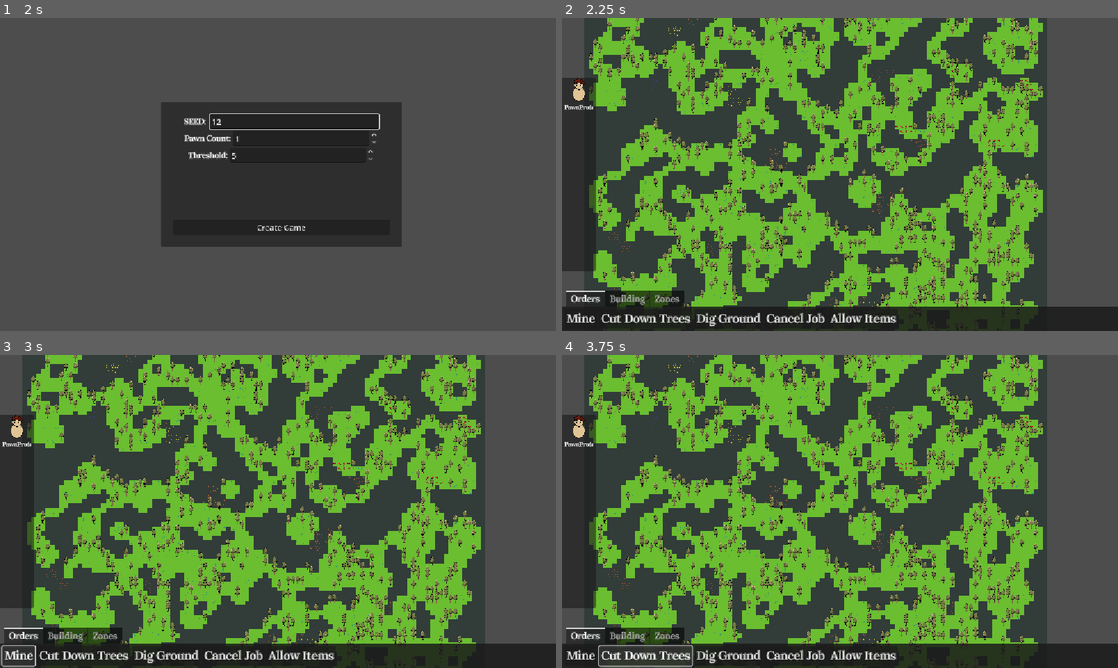
Above: before the commit, frames 1-4 (two rows, left to right).
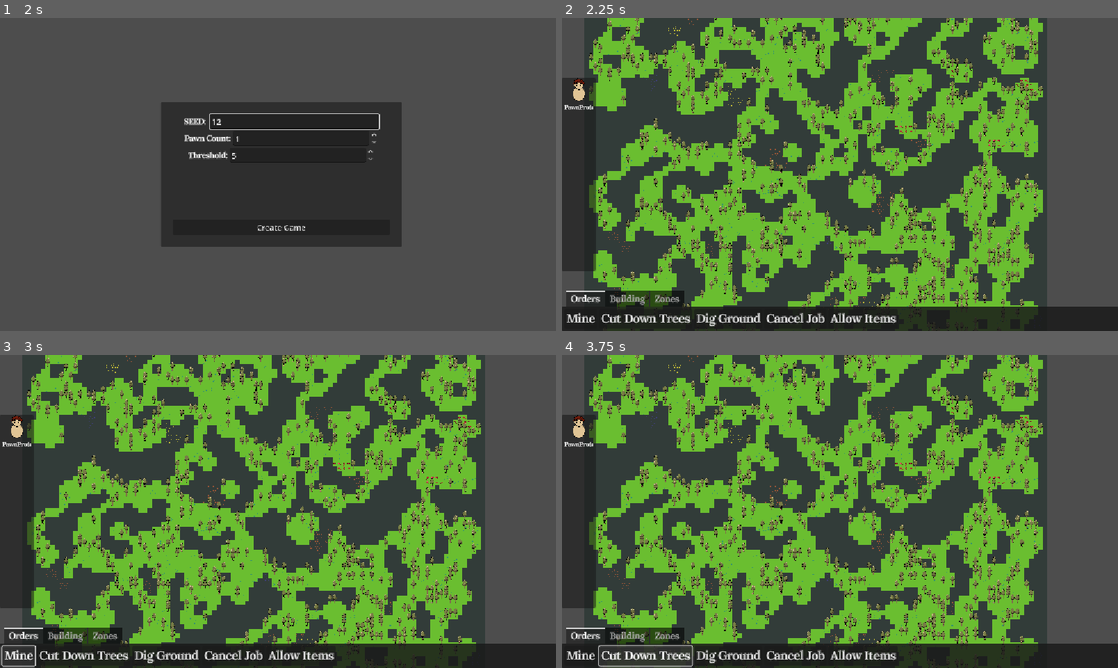
Above: after the commit, the same moments.

Repository: ZagReef/colony-game
Game: Godot game, scene res://Menus/Main Menu/main_menu.tscn
Two runs of this game, one before a commit and one after it. Both use one fixed random seed, a clock stepped at 60 frames per second and the inputs below.
Inputs (mouse positions are in pixels of both pictures, inside the frame that each line leads up to):
- Up to frame 1 (2 s): click "New Game" at 0.5 s; click (294, 121) at 1.27 s; type "12" at 1.35 s
- Up to frame 2 (2.25 s): click "Create Game" at 2 s
- Up to frame 3 (3 s): click "Mine" at 2.75 s
- Up to frame 4 (3.75 s): click "Cut Down Trees" at 3.5 s

Frame 1 is identical in both runs. In frame 2, 0.4% of the frame differs, in the area x 4-86%, y 0-93%; in frame 3, 0.4%; in frame 4, 0.4%.

Commit message:
map_data upgrades and roof mechanics

Diff:
--- a/Building System/build_manager.gd
+++ b/Building System/build_manager.gd
@@ -40,10 +40,7 @@
 
 		if bp.visual_node != null:
 			bp.visual_node.queue_free()
-		var map = Global.current_map
 		active_blueprints.erase(coords)
-		if structure_id == "stone_wall":
-			map.object_layer.set_cell(coords, map.new_tileset_id, Vector2i(2, 12))
 
 		structure_built.emit(coords, structure_id)
 
--- a/Map Generate Source/Map.tscn
+++ b/Map Generate Source/Map.tscn
@@ -837,6 +837,11 @@
 [node name="TerrainLayer" type="TileMapLayer" parent="Layers"]
 tile_set = SubResource("TileSet_pkm4s")
 
+[node name="RoofLayer" type="TileMapLayer" parent="Layers"]
+self_modulate = Color(1, 1, 1, 0.23529412)
+z_index = 4
+tile_set = SubResource("TileSet_pkm4s")
+
 [node name="IconLayer" type="TileMapLayer" parent="Layers"]
 self_modulate = Color(1, 1, 1, 0.47843137)
 z_index = 5
--- a/Map Generate Source/generate.gd
+++ b/Map Generate Source/generate.gd
@@ -1,4 +1,6 @@
 extends Node2D
+
+const MAX_ROOF_SUPPORT_DIST = 5
 
 var current_tool_mode = Global.ToolMode.NONE
 var is_dragging: bool = false
@@ -16,6 +18,7 @@
 @onready var icon_layer = $Layers/IconLayer
 @onready var item_layer = $Layers/Ysorted/ItemLayer
 @onready var zone_layer = $Layers/ZoneLayer
+@onready var roof_layer = $Layers/RoofLayer
 
 var tileMap_cell_size = 32
 @export var width = 100
@@ -28,6 +31,8 @@
 
 var ore_types: Array[String] = ["stone", "iron", "gold", "copper"]
 var dirt_res: Array[String] = ["clay"]
+var ground_types: Array[String] = ["grass", "dirt"]
+var structures: Array[String] = ["stone_wall"]
 
 var tile_resources: Dictionary = {
 	"stone": load("res://Map Generate Source/TileData/stone.tres"),
@@ -45,8 +50,9 @@
 var tiles: Dictionary = {
 	"stone": Vector2i(0, 9),
 	"tree": Vector2i(0, 0),
-	"stone_wall": Vector2i(2, 12),
-	"clay": Vector2i(3, 10)
+	"stone_wall": Vector2i(1, 11),
+	"clay": Vector2i(3, 10),
+	"dirt": Vector2i(0, 3)
 }
 
 
@@ -121,8 +127,14 @@
 		for x in width:
 			var is_wall = (rng.randf() < fill_prob or is_border(x,y))
 
+			var current_ground = "dirt" if is_wall else "grass"
+			var current_top = "stone" if is_wall else "none"
+			var current_roof = "mountain" if is_wall else "none"
+
 			var cell_info = {
-				"type": "stone" if is_wall else "floor",
+				"ground": current_ground,
+				"top": current_top,
+				"roof": current_roof,
 				"health": tile_resources["stone"].max_health if is_wall else 0,
 				"marked_for_mining": false
 			}
@@ -143,13 +155,18 @@
 			elif wall_count <= 2:
 				is_wall = false
 			else:
-				is_wall = (map_data[y][x]["type"] == "stone")
-
+				is_wall = (map_data[y][x]["top"] == "stone")
+
+			var current_ground = "dirt" if is_wall else "grass"
+			var current_top = "stone" if is_wall else "none"
+			var current_roof = "mountain" if is_wall else "none"
 			if is_border(x, y):
 				is_wall = true
 
 			var cell_info = {
-				"type": "stone" if is_wall else "floor",
+				"ground": current_ground,
+				"top": current_top,
+				"roof": current_roof,
 				"health": tile_resources["stone"].max_health if is_wall else 0,
 				"marked_for_mining": false
 			}
@@ -171,7 +188,7 @@
 
 			if nx < 0 or nx >= width or ny < 0 or ny >= height:
 				count += 1
-			elif map_data[ny][nx]["type"] != "floor":
+			elif map_data[ny][nx]["top"] != "none":
 				count += 1
 
 	return count
@@ -182,23 +199,29 @@
 		for x in width:
 			var cell = map_data[y][x]
 			var pos = Vector2i(x, y)
-			terrain_layer.set_cell(pos, new_tileset_id, get_weigthed_grass())
-			if cell["type"] == "stone":
+			if cell["ground"] == "dirt":
+				terrain_layer.set_cell(pos, new_tileset_id, tiles["dirt"])
+			else:
+				terrain_layer.set_cell(pos, new_tileset_id, get_weigthed_grass())
+			if cell["top"] == "stone":
 				object_layer.set_cell(pos, new_tileset_id, tiles["stone"])
-			elif cell["type"] == "iron" or cell["type"] == "gold" or cell["type"] == "copper":
-				var ore_name = cell["type"]
+				terrain_layer.set_cell(pos, new_tileset_id, tiles["dirt"])
+			elif cell["top"] in ore_types and cell["top"] != "stone":
+				var ore_name = cell["top"]
 				object_layer.set_cell(pos, new_tileset_id, get_weighted_ore(ore_name))
-			elif cell["type"] == "tree":
+			elif cell["top"] == "tree":
 				plant_layer.set_cell(pos, tree_id, tiles["tree"])
-			elif cell["type"] == "wall":
-				object_layer.set_cell(pos, new_tileset_id, tiles["stone_wall"])
-			elif cell["type"] == "clay":
-				var res_name = cell["type"]
+			elif cell["top"] in structures:
+				object_layer.set_cell(pos, new_tileset_id, tiles[cell["top"]])
+			elif cell["top"] == "clay":
+				var res_name = cell["top"]
 				object_layer.set_cell(pos, new_tileset_id, get_weighted_resource(res_name))
+			if cell["roof"] != "none" and cell["top"] == "none":
+				roof_layer.set_cell(pos, 2, Vector2i(0,0))
 
 func mark_for_mining(map_pos: Vector2i):
 	var cell = map_data[map_pos.y][map_pos.x]
-	if cell["type"] == "stone" or cell["type"] == "tree" or cell["type"] == "iron":
+	if cell["top"] == "stone" or cell["top"] == "tree" or cell["top"] == "iron":
 		cell["marked_for_mining"] = true
 
 		#print("kazılmak için işaretlendi: ", map_pos)
@@ -308,7 +331,7 @@
 				continue
 
 			var cell = map_data[current_map_pos.y][current_map_pos.x]
-			var cell_type = cell["type"]
+			var cell_type = cell["top"]
 			if current_tool_mode == Global.ToolMode.MINE:
 				if cell_type in ore_types:
 					var cell_world_pos = terrain_layer.map_to_local(current_map_pos)
@@ -318,11 +341,11 @@
 					var cell_world_pos = terrain_layer.map_to_local(current_map_pos)
 					assign_job_to_cell(current_map_pos, cell_world_pos, Job.Type.WOOD_CUTTING)
 			elif current_tool_mode == Global.ToolMode.CREATE_ZONE:
-				if cell_type == "floor" and not ZoneManager.cell_in_any_zone(current_map_pos):
+				if cell_type == "none" and not ZoneManager.cell_in_any_zone(current_map_pos):
 					stockpile.append(current_map_pos)
 					zone_layer.set_cell(current_map_pos, grass_id, wood_atlas)
 			elif current_tool_mode == Global.ToolMode.CANCEL_JOB:
-				if cell_type != "floor":
+				if cell_type != "none":
 					var job = JobManager.check_job(current_map_pos)
 
 					if job:
@@ -339,10 +362,10 @@
 					if job:
 						JobManager.abort_job(job)
 			elif current_tool_mode == Global.ToolMode.BUILD_WALL:
-				if cell_type == "floor":
+				if cell_type == "none":
 					BuildManager.create_blueprint(current_map_pos, structure_recipes["stone_wall"])
 			elif current_tool_mode == Global.ToolMode.ALLOW_ITEM:
-				if cell_type == "floor" and ItemManager.get_item_at(current_map_pos) != null:
+				if cell_type == "none" and ItemManager.get_item_at(current_map_pos) != null:
 					var cell_world_pos = terrain_layer.map_to_local(current_map_pos)
 					assign_job_to_cell(current_map_pos, cell_world_pos, Job.Type.HAUL_ITEMS)
 			elif current_tool_mode == Global.ToolMode.DIG:
@@ -364,18 +387,11 @@
 func is_within_bounds(x, y) -> bool:
 	return x >= 0 and x < width and y >= 0 and y < height
 
-func handle_cell_click(pos: Vector2i):
-	if map_data[pos.y][pos.x]["type"] == "stone":
-		print("duvar var la")
-
-	else:
-		print("zemin var la: ", pos)
-
 func get_walk_pos():
 	var val_pos = []
 	for y in range(height):
 		for x in range(width):
-			if map_data[y][x]["type"] == "floor":
+			if map_data[y][x]["top"] == "none":
 				val_pos.append(Vector2i(x, y))
 	return val_pos
 
@@ -388,7 +404,7 @@
 	for i in range(count_tree):
 		var pos = walk_pos.pick_random()
 		#print(pos)
-		map_data[pos.y][pos.x]["type"] = "tree"
+		map_data[pos.y][pos.x]["top"] = "tree"
 		map_data[pos.y][pos.x]["health"] = 50
 
 func damage_tile(coords: Vector2i, amount: int):
@@ -400,23 +416,29 @@
 
 	var cell = map_data[y][x]
 
-	if cell["type"] != "floor":
+	if cell["top"] != "none":
 		cell["health"] -= amount
 		#print("Duvar canı: ", cell.health)
 
 		if cell["health"] <= 0:
-			var prev_type = cell["type"]
-			cell["type"] = "floor"
+			var prev_type = cell["top"]
+			cell["top"] = "none"
 			cell["marked_for_mining"] = false
 			spawn_loot(coords, prev_type)
 			if prev_type in ore_types or prev_type in dirt_res:
 				object_layer.erase_cell(coords)
+			if prev_type in ore_types:
+				roof_layer.set_cell(coords, 2, Vector2i(0 ,0))
+				cell["roof"] = "default_roof"
 			elif prev_type == "tree":
 				plant_layer.erase_cell(coords)
 
 			icon_layer.erase_cell(coords)
 			astar_grid.set_point_solid(coords, false)
 			JobManager.wake_up_jobs()
+
+			if prev_type in ore_types or prev_type in structures:
+				update_roofs_after_mining(coords)
 			return true
 
 	return false
@@ -521,14 +543,14 @@
 
 		var attempts = 0
 
-		while map_data[current_y][current_x]["type"] != "stone" and attempts < 100:
+		while map_data[current_y][current_x]["top"] != "stone" and attempts < 100:
 			current_x = rng.randi_range(1, width - 2)
 			current_y = rng.randi_range(1, height - 2)
 			attempts += 1
 
-		if map_data[current_y][current_x]["type"] == "stone":
+		if map_data[current_y][current_x]["top"] == "stone":
 			for s in range(vein_size):
-				map_data[current_y][current_x]["type"] = ore_name
+				map_data[current_y][current_x]["top"] = ore_name
 				map_data[current_y][current_x]["health"] = health
 
 				var dirs = [Vector2i.UP, Vector2i.DOWN, Vector2i.LEFT, Vector2i.RIGHT]
@@ -538,7 +560,7 @@
 				var next_y = current_y + dir.y
 
 				if not is_border(next_x, next_y):
-					var next_type = map_data[next_y][next_x]["type"]
+					var next_type = map_data[next_y][next_x]["top"]
 					if next_type == "stone" or next_type == ore_name:
 						current_x = next_x
 						current_y = next_y
@@ -553,14 +575,14 @@
 
 		var attempts = 0
 
-		while map_data[current_y][current_x]["type"] != "floor" and attempts < 100:
+		while map_data[current_y][current_x]["top"] != "none" and attempts < 100:
 			current_x = rng.randi_range(1, width - 2)
 			current_y = rng.randi_range(1, height - 2)
 			attempts += 1
 
-		if map_data[current_y][current_x]["type"] == "floor":
+		if map_data[current_y][current_x]["top"] == "none":
 			for s in range(group_size):
-				map_data[current_y][current_x]["type"] = item_name
+				map_data[current_y][current_x]["top"] = item_name
 				map_data[current_y][current_x]["health"] = health
 
 				var dirs = [Vector2i.UP, Vector2i.DOWN, Vector2i.LEFT, Vector2i.RIGHT]
@@ -569,17 +591,18 @@
 				var next_x = current_x + dir.x
 				var next_y = current_y + dir.y
 
-				var next_type = map_data[next_y][next_x]["type"]
-
-				if next_type == "floor" or next_type == item_name:
+				var next_type = map_data[next_y][next_x]["top"]
+
+				if next_type == "none" or next_type == item_name:
 					current_x = next_x
 					current_y = next_y
 
 func _on_structure_built(coords: Vector2i, structure_id: String):
 	match structure_id:
 		"stone_wall":
-			map_data[coords.y][coords.x]["type"] = "wall"
+			map_data[coords.y][coords.x]["top"] = structure_id
 			map_data[coords.y][coords.x]["health"] = 300
+			object_layer.set_cell(coords, new_tileset_id, tiles[structure_id])
 
 func get_save_data() -> Array:
 	var map_save_array = []
@@ -622,3 +645,47 @@
 func _on_clear_bp(coords: Vector2i):
 	icon_layer.erase_cell(coords)
 	astar_grid.set_point_solid(coords, false)
+
+func has_roof_support(coords: Vector2i) -> bool:
+	var queue = [coords]
+	var visited = {coords: true}
+
+	while queue.size() > 0:
+		var current_pos = queue.pop_front()
+
+		if coords.distance_to(Vector2(current_pos)) > MAX_ROOF_SUPPORT_DIST:
+			continue
+
+		var cell = map_data[current_pos.y][current_pos.x]
+		var top_obj = cell["top"]
+
+		if top_obj in structures or top_obj in ore_types:
+			return true
+
+		if cell["roof"] != "none" or current_pos == coords:
+			var neighbors = [Vector2i(0, -1), Vector2i(0, 1), Vector2i(-1, 0), Vector2i(1, 0),
+			Vector2i(-1, -1), Vector2i(1, -1), Vector2i(-1, 1),Vector2i(1, 1)]
+
+			for offset in neighbors:
+				var neighbor_pos = current_pos + offset
+
+				if is_within_bounds(neighbor_pos.x, neighbor_pos.y):
+					if not visited.has(neighbor_pos):
+						visited[neighbor_pos] = true
+						queue.append(neighbor_pos)
+	return false
+
+func update_roofs_after_mining(coords: Vector2i):
+	for y in range(-MAX_ROOF_SUPPORT_DIST, MAX_ROOF_SUPPORT_DIST + 1):
+		for x in range(-MAX_ROOF_SUPPORT_DIST, MAX_ROOF_SUPPORT_DIST + 1):
+			var neighbor = coords + Vector2i(x, y)
+
+			if is_within_bounds(neighbor.x, neighbor.y):
+				if map_data[neighbor.y][neighbor.x]["roof"] != "none":
+					if not has_roof_support(neighbor):
+						collapse_roof(neighbor)
+
+func collapse_roof(coords: Vector2i):
+	map_data[coords.y][coords.x]["roof"] == "none"
+	roof_layer.erase_cell(coords)
+	print("çatı yıkıldı")
Binary file changed: Textures/Tile Textures/32x32 Basic Tiles.png
